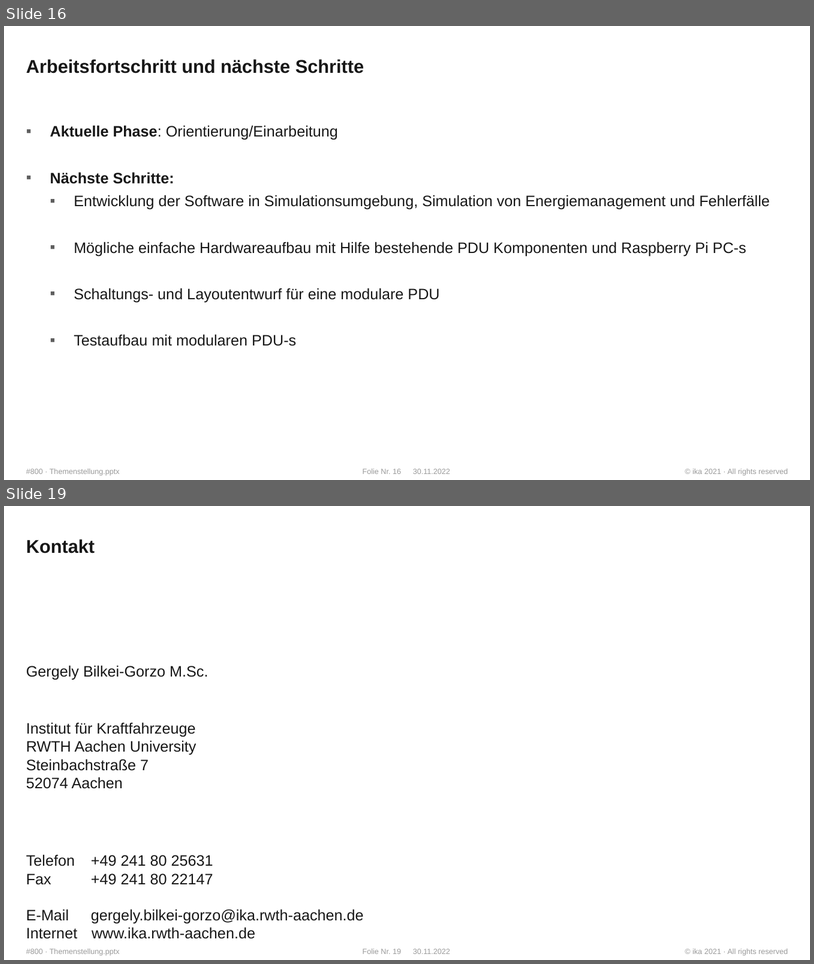
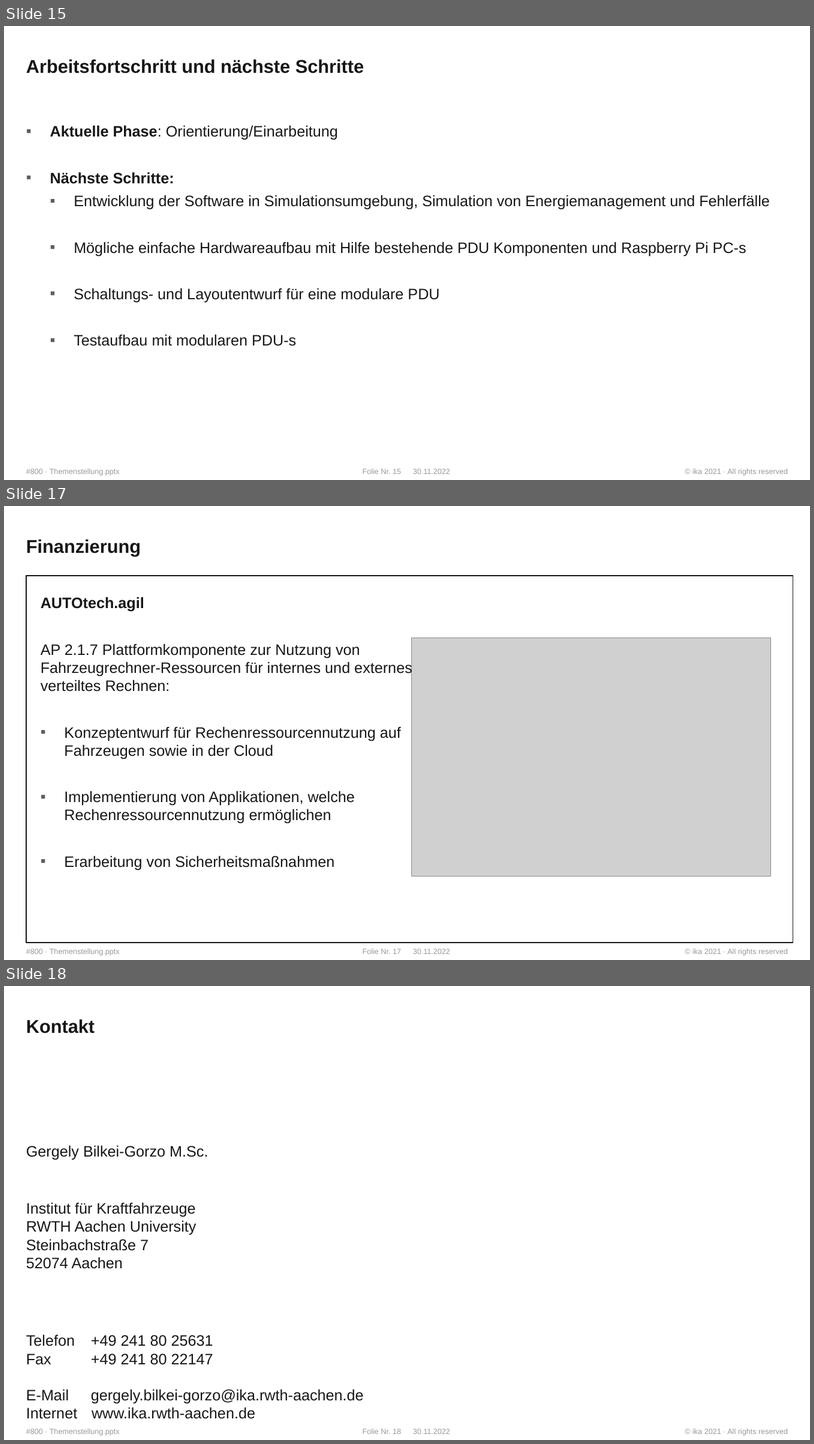
Before and after one commit to WhR4Ven/Diss_Dokument, a slide deck: Vortrag/Themenstellung.pptx. Shown one above the other, each under a label of ours: slides 16 and 19 before the commit, slides 15, 17 and 18 after it; the slides between them are not shown. The pictures are 814x964 and 814x1444 pixels, drawn with LibreOffice and Linux fonts; fonts in the diff are those of the drawing; grey boxes stand for pictures; background and template pictures are left out. Boxes give left, top, right and bottom in pixels: in the first picture for what was removed or moved away, otherwise in the second. Text is boxed around its words. In the diff, an @@ line names an element or a change of style, - is before the commit and + after.

```diff
--- a/Vortrag/Themenstellung.pptx
+++ b/Vortrag/Themenstellung.pptx
@@ slide 17 added at [4, 506, 810, 960], background #FFFFFF; not listed: 4 template elements that a slide beside it also shows @@
@@ title added at [26, 539, 141, 556], 22 pt, text #171717, bold @@
+Finanzierung
@@ rectangle added at [26, 576, 794, 942], outline #171717 1 pt @@
@@ text added at [41, 597, 413, 870], 18 pt, text #171717 @@
+AUTOtech.agil
+AP 2.1.7 Plattformkomponente zur Nutzung von Fahrzeugrechner-Ressourcen für internes und externes verteiltes Rechnen:
+▪ Konzeptentwurf für Rechenressourcennutzung auf Fahrzeugen sowie in der Cloud
+▪ Implementierung von Applikationen, welche Rechenressourcennutzung ermöglichen
+▪ Erarbeitung von Sicherheitsmaßnahmen
@@ picture added at [413, 638, 771, 876] @@
@@ what was slide 16 is now slide 15 @@
@@ what was slide 19 is now slide 18 @@
```
Also in this commit, not shown: 9 slides changed, 3 other slides added, 5 slides removed.
